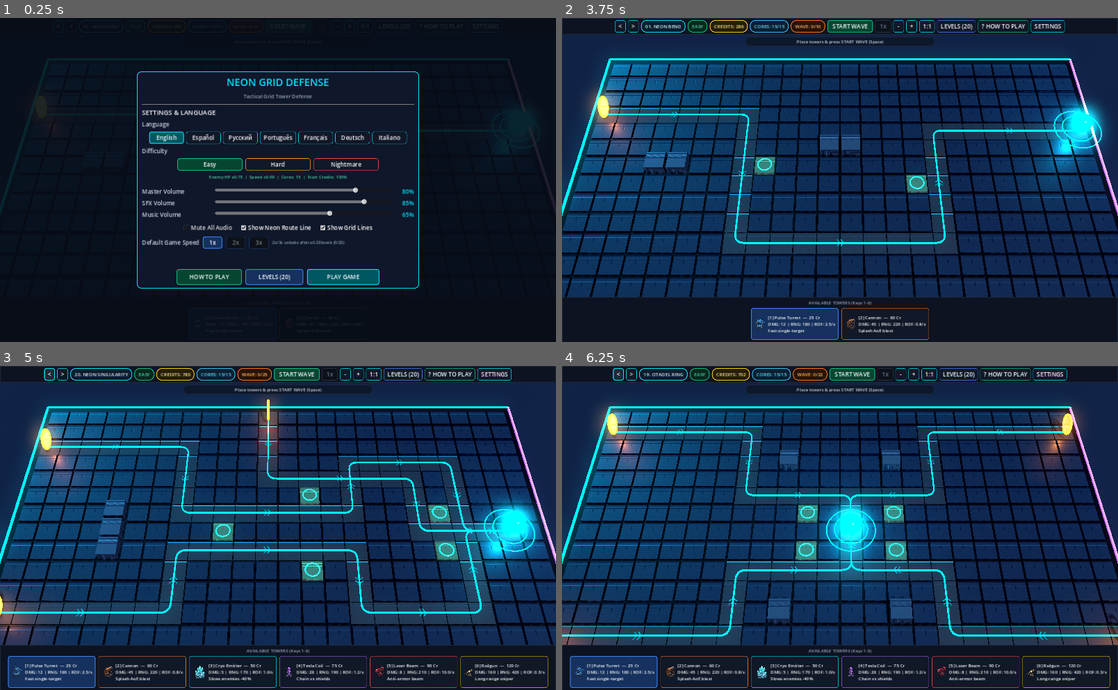
Above: before the commit, frames 1-4 (two rows, left to right).
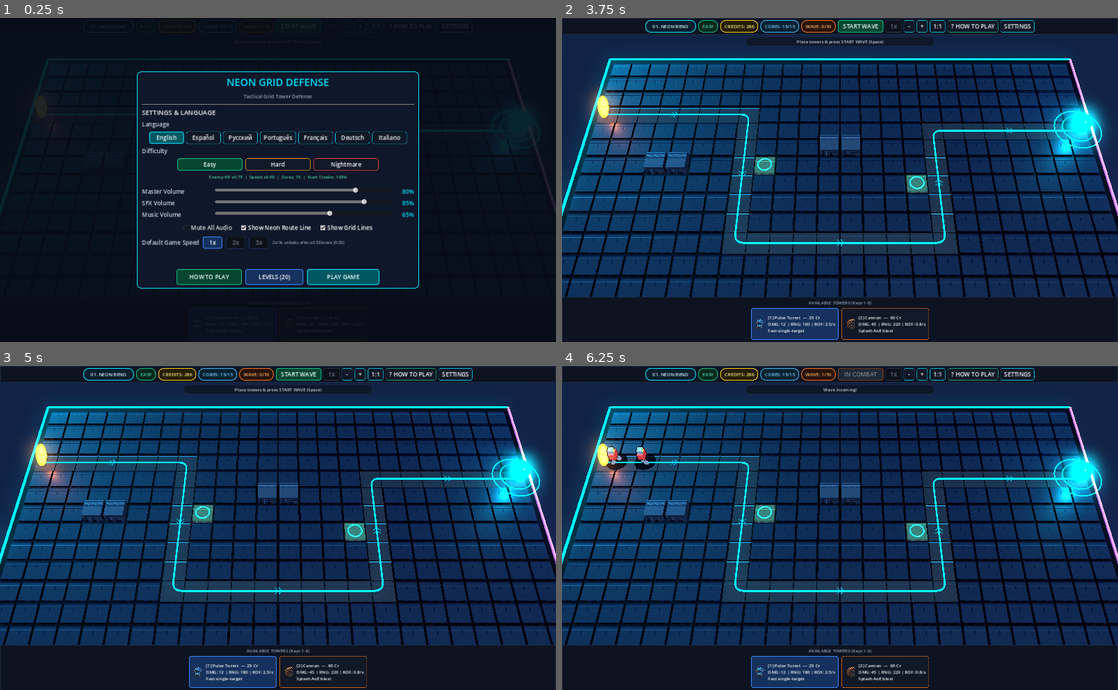
Above: after the commit, the same moments.

Repository: o1egkl/neon-grid-defense
Game: Godot game, scene res://scenes/main.tscn
Same seed, same stepped clock (60 frames per second), same inputs: the game is played once before the commit and once after it.
Inputs (mouse positions are in pixels of both pictures, inside the frame that each line leads up to):
- Up to frame 1 (0.25 s): no input
- Up to frame 2 (3.75 s): click "START WAVE" at 0.5 s; click "START WAVE" at 1.25 s; click "Easy" at 2 s; click "Easy" at 2.75 s; click "PLAY GAME" at 3.5 s
- Up to frame 3 (5 s): click (55, 375) at 4.25 s, where only the run before the commit has a clickable "<"
- Up to frame 4 (6.25 s): click "START WAVE" at 5 s; click (612, 375) at 5.75 s, where only the run before the commit has a clickable "<"

The runs differ from the first frame. In frame 1, less than 0.1% of the frame differs, in the area x 26-50%, y 0-5%; in frame 2, 1.3%; in frame 3, 23%; in frame 4, 24%, in the area x 0-100%, y 0-100%.

Commit message:
v33: clickable level pill, remove HUD arrows, lock uncompleted levels

Diff:
--- a/data/localization.json
+++ b/data/localization.json
@@ -113,7 +113,8 @@
       "diff_desc_hard": "Enemy HP x1.25  |  Speed x1.05  |  Cores: 10  |  Start Credits: 100%",
       "diff_desc_nightmare": "Enemy HP x1.75  |  Speed x1.18  |  Cores: 5  |  Start Credits: 85%",
       "msg_speed_locked": "Complete all 20 levels to unlock 2x/3x speed!",
-      "speed_locked_hint": "2x/3x unlocks after all 20 levels (%d/20)"
+      "speed_locked_hint": "2x/3x unlocks after all 20 levels (%d/20)",
+      "lbl_locked": "LOCKED"
     },
     "es": {
       "game_title": "NEON GRID DEFENSE",
@@ -198,7 +199,8 @@
       "diff_desc_hard": "HP x1.25  |  Velocidad x1.05  |  Núcleos: 10  |  Créditos: 100%",
       "diff_desc_nightmare": "HP x1.75  |  Velocidad x1.18  |  Núcleos: 5  |  Créditos: 85%",
       "msg_speed_locked": "¡Completa los 20 niveles para desbloquear 2x/3x!",
-      "speed_locked_hint": "2x/3x se desbloquea tras los 20 niveles (%d/20)"
+      "speed_locked_hint": "2x/3x se desbloquea tras los 20 niveles (%d/20)",
+      "lbl_locked": "BLOQUEADO"
     },
     "ru": {
       "game_title": "NEON GRID DEFENSE",
@@ -283,7 +285,8 @@
       "diff_desc_hard": "HP врагов x1.25  |  Скорость x1.05  |  Ядра: 10  |  Старт: 100%",
       "diff_desc_nightmare": "HP врагов x1.75  |  Скорость x1.18  |  Ядра: 5  |  Старт: 85%",
       "msg_speed_locked": "Пройдите все 20 уровней, чтобы открыть скорость 2x/3x!",
-      "speed_locked_hint": "2x/3x откроется после всех 20 уровней (%d/20)"
+      "speed_locked_hint": "2x/3x откроется после всех 20 уровней (%d/20)",
+      "lbl_locked": "ЗАКРЫТО"
     },
     "pt": {
       "game_title": "NEON GRID DEFENSE",
@@ -368,7 +371,8 @@
       "diff_desc_hard": "HP x1.25  |  Velocidade x1.05  |  Núcleos: 10  |  Créditos: 100%",
       "diff_desc_nightmare": "HP x1.75  |  Velocidade x1.18  |  Núcleos: 5  |  Créditos: 85%",
       "msg_speed_locked": "Complete todos os 20 níveis para liberar 2x/3x!",
-      "speed_locked_hint": "2x/3x libera após os 20 níveis (%d/20)"
+      "speed_locked_hint": "2x/3x libera após os 20 níveis (%d/20)",
+      "lbl_locked": "BLOQUEADO"
     },
     "fr": {
       "game_title": "NEON GRID DEFENSE",
@@ -453,7 +457,8 @@
       "diff_desc_hard": "PV x1.25  |  Vitesse x1.05  |  Coeurs: 10  |  Crédits: 100%",
       "diff_desc_nightmare": "PV x1.75  |  Vitesse x1.18  |  Coeurs: 5  |  Crédits: 85%",
       "msg_speed_locked": "Terminez les 20 niveaux pour débloquer 2x/3x !",
-      "speed_locked_hint": "2x/3x débloqué après les 20 niveaux (%d/20)"
+      "speed_locked_hint": "2x/3x débloqué après les 20 niveaux (%d/20)",
+      "lbl_locked": "VERROUILLÉ"
     },
     "de": {
       "game_title": "NEON GRID DEFENSE",
@@ -538,7 +543,8 @@
       "diff_desc_hard": "HP x1.25  |  Tempo x1.05  |  Kerne: 10  |  Credits: 100%",
       "diff_desc_nightmare": "HP x1.75  |  Tempo x1.18  |  Kerne: 5  |  Credits: 85%",
       "msg_speed_locked": "Schließe alle 20 Level ab, um 2x/3x freizuschalten!",
-      "speed_locked_hint": "2x/3x wird nach allen 20 Leveln frei (%d/20)"
+      "speed_locked_hint": "2x/3x wird nach allen 20 Leveln frei (%d/20)",
+      "lbl_locked": "GESPERRT"
     },
     "it": {
       "game_title": "NEON GRID DEFENSE",
@@ -623,7 +629,8 @@
       "diff_desc_hard": "HP x1.25  |  Velocità x1.05  |  Nuclei: 10  |  Crediti: 100%",
       "diff_desc_nightmare": "HP x1.75  |  Velocità x1.18  |  Nuclei: 5  |  Crediti: 85%",
       "msg_speed_locked": "Completa tutti i 20 livelli per sbloccare 2x/3x!",
-      "speed_locked_hint": "2x/3x si sblocca dopo i 20 livelli (%d/20)"
+      "speed_locked_hint": "2x/3x si sblocca dopo i 20 livelli (%d/20)",
+      "lbl_locked": "BLOCCATO"
     }
   }
 }
--- a/scripts/main.gd
+++ b/scripts/main.gd
@@ -47,8 +47,10 @@
 
 	ui.overlay_visibility_changed.connect(_on_overlay_changed)
 	ui.level_selected.connect(_load_level)
-	ui.prev_level_requested.connect(func(): _load_level(wrapi(current_level_index - 1, 1, max_levels + 1)))
-	ui.next_level_requested.connect(func(): _load_level(wrapi(current_level_index + 1, 1, max_levels + 1)))
+	ui.next_level_requested.connect(func():
+		if current_level_index < max_levels:
+			_load_level(current_level_index + 1)
+	)
 	ui.retry_level_requested.connect(func(): _load_level(current_level_index))
 	ui.start_wave_requested.connect(_on_start_wave)
 	ui.speed_cycle_requested.connect(_on_cycle_speed)
@@ -118,10 +120,7 @@
 			_select_tower(str(level_towers[idx].get("id", "pulse")))
 		return
 
-	if ke.keycode == KEY_BRACKETRIGHT or ke.keycode == KEY_PAGEDOWN:
-		_load_level(wrapi(current_level_index + 1, 1, max_levels + 1))
-	elif ke.keycode == KEY_BRACKETLEFT or ke.keycode == KEY_PAGEUP:
-		_load_level(wrapi(current_level_index - 1, 1, max_levels + 1))
+	pass
 
 
 func _on_overlay_changed(is_open: bool) -> void:
@@ -129,6 +128,8 @@
 
 
 func _load_level(idx: int) -> void:
+	if not SettingsManager.is_level_unlocked(idx):
+		return
 	current_level_index = idx
 	inspected_cell = Vector2i(-1, -1)
 	ui.hide_inspector()
--- a/scripts/settings_manager.gd
+++ b/scripts/settings_manager.gd
@@ -114,6 +114,12 @@
 
 func is_level_completed(level_id: int) -> bool:
 	return level_id in completed_levels
+
+
+func is_level_unlocked(level_id: int) -> bool:
+	if level_id <= 1:
+		return true
+	return is_level_completed(level_id) or is_level_completed(level_id - 1)
 
 
 func mark_level_completed(level_id: int) -> void:
--- a/scripts/ui_controller.gd
+++ b/scripts/ui_controller.gd
@@ -15,7 +15,6 @@
 signal zoom_out_requested()
 signal reset_camera_requested()
 signal level_selected(level_id: int)
-signal prev_level_requested()
 signal next_level_requested()
 signal retry_level_requested()
 signal tower_selected(tower_id: String)
@@ -37,8 +36,7 @@
 
 # HUD
 var _hud_bar: PanelContainer
-var _pill_level: PanelContainer
-var _lbl_level: Label
+var _btn_level_pill: Button
 var _pill_diff: PanelContainer
 var _lbl_diff: Label
 var _pill_credits: PanelContainer
@@ -52,11 +50,8 @@
 var _hud_btn_reset_cam: Button
 var _status_toast: PanelContainer
 var _hud_status_label: Label
-var _hud_btn_prev: Button
-var _hud_btn_next: Button
 var _hud_btn_wave: Button
 var _hud_btn_speed: Button
-var _hud_btn_levels: Button
 var _hud_btn_guide: Button
 var _hud_btn_settings: Button
 
@@ -260,9 +255,9 @@
 
 func update_hud(level_name: String, gold: int, cores: int, cur_wave: int, total_waves: int, msg_key: String) -> void:
 	_current_gold = gold
-	if not _lbl_level:
+	if not _btn_level_pill:
 		return
-	_lbl_level.text = level_name.to_upper()
+	_btn_level_pill.text = level_name.to_upper()
 	var d_mods: Dictionary = SettingsManager.get_difficulty_mods()
 	var d_id: String = str(d_mods.get("id", "easy"))
 	var d_col := Color(str(d_mods.get("color", "#10B981")))
@@ -375,23 +370,18 @@
 	hbox.add_theme_constant_override("v_separation", 6)
 	_hud_bar.add_child(hbox)
 
-	_hud_btn_prev = Button.new()
-	_hud_btn_prev.text = "<"
-	_hud_btn_prev.custom_minimum_size = Vector2(30, 30)
-	_style_button(_hud_btn_prev)
-	_hud_btn_prev.pressed.connect(func(): prev_level_requested.emit())
-	hbox.add_child(_hud_btn_prev)
-
-	_hud_btn_next = Button.new()
-	_hud_btn_next.text = ">"
-	_hud_btn_next.custom_minimum_size = Vector2(30, 30)
-	_style_button(_hud_btn_next)
-	_hud_btn_next.pressed.connect(func(): next_level_requested.emit())
-	hbox.add_child(_hud_btn_next)
-
-	var p_lvl: Array = _make_hud_pill(hbox, Color("#071E2E"), Color("#00E5FF"), Color("#E0F7FA"))
-	_pill_level = p_lvl[0]
-	_lbl_level = p_lvl[1]
+	_btn_level_pill = Button.new()
+	_btn_level_pill.custom_minimum_size = Vector2(140, 32)
+	_btn_level_pill.add_theme_font_size_override("font_size", 13)
+	_btn_level_pill.add_theme_color_override("font_color", Color("#E0F7FA"))
+	_btn_level_pill.add_theme_color_override("font_hover_color", Color("#FFFFFF"))
+	var lvl_n := _make_pill_style(Color("#071E2E"), Color("#00E5FF"))
+	var lvl_h := _make_pill_style(Color("#0C3048"), Color("#38BDF8"))
+	_btn_level_pill.add_theme_stylebox_override("normal", lvl_n)
+	_btn_level_pill.add_theme_stylebox_override("hover", lvl_h)
+	_btn_level_pill.add_theme_stylebox_override("pressed", lvl_h)
+	_btn_level_pill.pressed.connect(show_levels)
+	hbox.add_child(_btn_level_pill)
 
 	var p_dif: Array = _make_hud_pill(hbox, Color("#07221B"), Color("#10B981"), Color("#6EE7B7"))
 	_pill_diff = p_dif[0]
@@ -461,11 +451,6 @@
 	_style_button(_hud_btn_reset_cam, Color("#00E5FF"))
 	_hud_btn_reset_cam.pressed.connect(func(): reset_camera_requested.emit())
 	hbox.add_child(_hud_btn_reset_cam)
-
-	_hud_btn_levels = Button.new()
-	_style_button(_hud_btn_levels, Color("#3B82F6"))
-	_hud_btn_levels.pressed.connect(show_levels)
-	hbox.add_child(_hud_btn_levels)
 
 	_hud_btn_guide = Button.new()
 	_style_button(_hud_btn_guide, Color("#10B981"))
@@ -1180,15 +1165,21 @@
 		var nm: String = str(lvl.get("name", "Level %02d" % id))
 		var w: int = int(lvl.get("waves", 10))
 		var done: bool = SettingsManager.is_level_completed(id)
+		var unlocked: bool = SettingsManager.is_level_unlocked(id)
 		var b := Button.new()
-		b.text = "%s%s\n(%d %s)" % [nm, " [OK]" if done else "", w, waves_word]
 		b.custom_minimum_size = Vector2(175, 62)
-		var b_col: Color = Color("#10B981") if done else (Color("#00E5FF") if not bool(lvl.get("has_air", false)) else Color("#F97316"))
-		_style_button(b, b_col, done)
-		b.pressed.connect(func():
-			level_selected.emit(id)
-			close_overlays()
-		)
+		if unlocked:
+			b.text = "%s%s\n(%d %s)" % [nm, " [OK]" if done else "", w, waves_word]
+			var b_col: Color = Color("#10B981") if done else (Color("#00E5FF") if not bool(lvl.get("has_air", false)) else Color("#F97316"))
+			_style_button(b, b_col, done)
+			b.pressed.connect(func():
+				level_selected.emit(id)
+				close_overlays()
+			)
+		else:
+			b.text = "%s\n[%s]" % [nm, SettingsManager.tr_key("lbl_locked")]
+			b.disabled = true
+			_style_button(b, Color("#475569"), false, true)
 		_levels_grid.add_child(b)
 
 
@@ -1236,7 +1227,6 @@
 	_btn_open_guide.text = SettingsManager.tr_key("btn_how_to_play")
 	_btn_open_levels.text = SettingsManager.tr_key("btn_levels")
 
-	_hud_btn_levels.text = SettingsManager.tr_key("btn_levels")
 	var vp_w: float = get_viewport().get_visible_rect().size.x
 	_hud_btn_guide.text = "?" if vp_w < 1260.0 else ("? " + SettingsManager.tr_key("btn_how_to_play"))
 	_hud_btn_settings.text = SettingsManager.tr_key("btn_settings")
